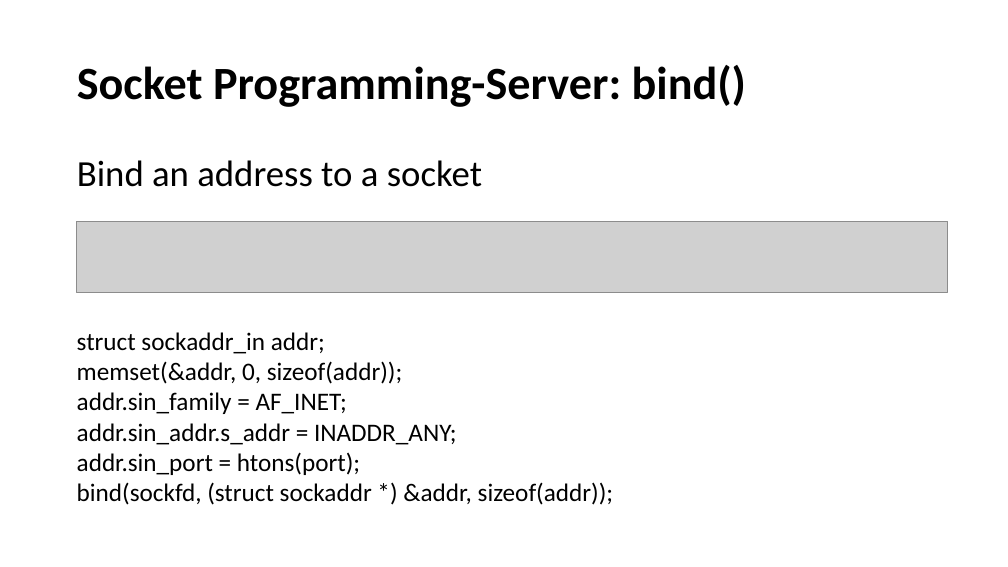
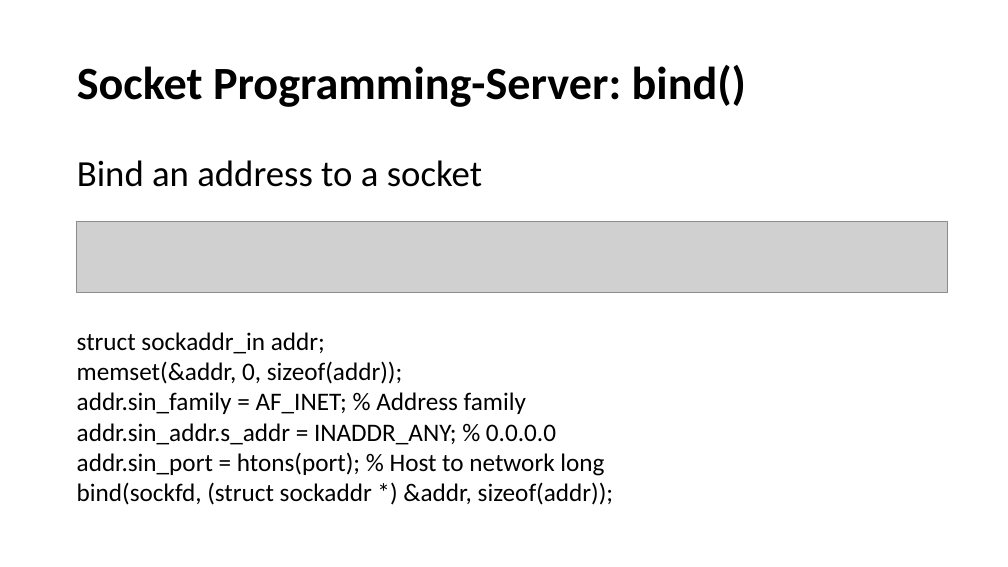
Before and after one commit to henryhxu/CSCI4430-ESTR4120, a slide deck: slide 10 of tutorial/T01/tut01.pptx (slide 9 before the commit). Drawn at 1008x567 pixels with LibreOffice and Linux fonts; fonts in the diff are those of the drawing; grey boxes stand for pictures. Boxes give left, top, right and bottom in pixels: in the first picture for what was removed or moved away, otherwise in the second. Text is boxed around its words. In the diff, an @@ line names an element or a change of style, - is before the commit and + after.

Commit message:
tut01 slides updated

```diff
--- a/tutorial/T01/tut01.pptx
+++ b/tutorial/T01/tut01.pptx
@@ text at <box>77,392,604,476</box>: text changed @@
-addr.sin_family = AF_INET;
-addr.sin_addr.s_addr = INADDR_ANY;
-addr.sin_port = htons(port);
+addr.sin_family = AF_INET; % Address family
+addr.sin_addr.s_addr = INADDR_ANY; % 0.0.0.0
+addr.sin_port = htons(port); % Host to network long
```
Also in this commit, not shown: 4 other slides changed, 1 slide added.
